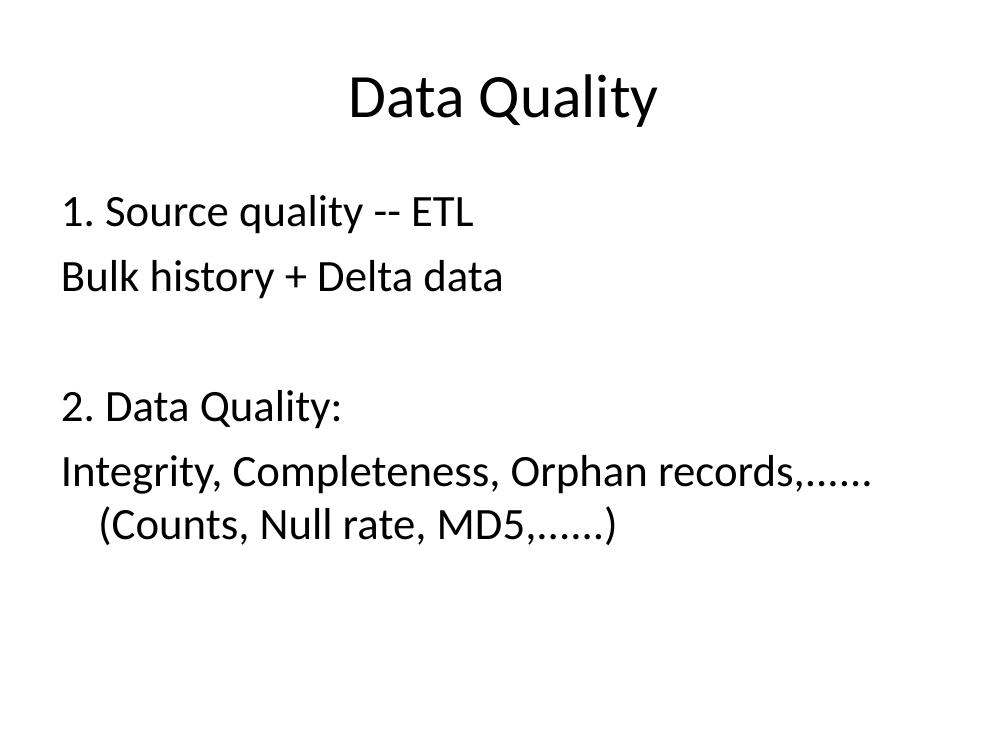
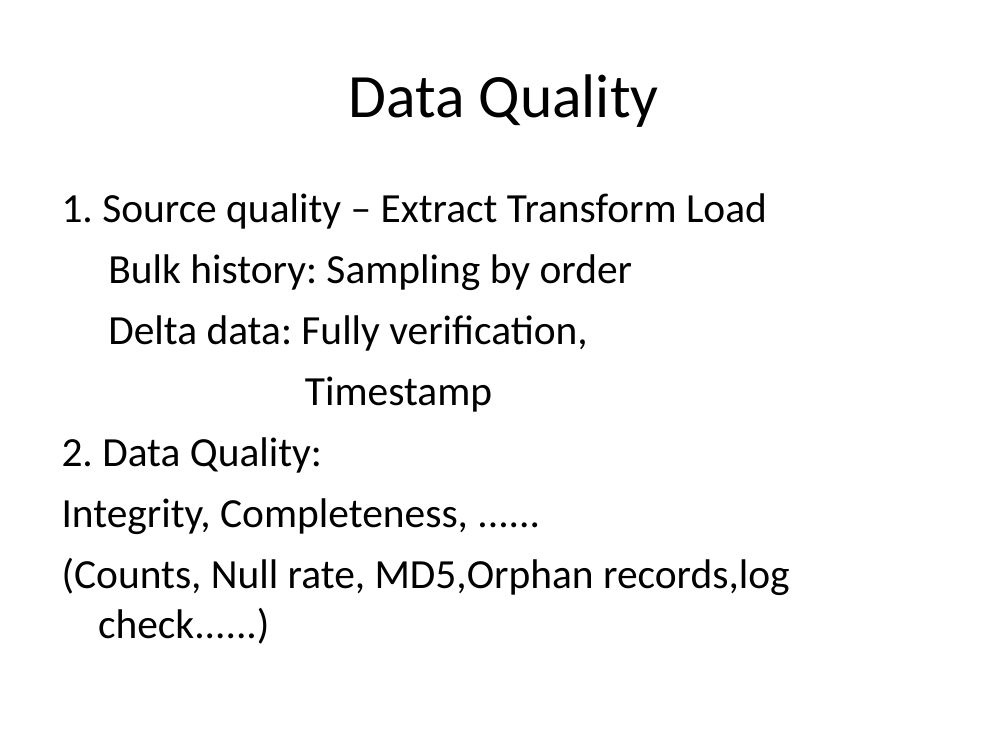
Before and after one commit to robin3795/sudoku, a slide deck: slide 7 of BigData.ppt. Drawn at 1008x756 pixels with LibreOffice and Linux fonts; fonts in the diff are those of the drawing. Boxes give left, top, right and bottom in pixels: in the first picture for what was removed or moved away, otherwise in the second. Text is boxed around its words. In the diff, an @@ line names an element or a change of style, - is before the commit and + after.

```diff
--- a/BigData.ppt
+++ b/BigData.ppt
@@ text at (62,193,767,412): text changed; size 32 to 29.6 pt @@
-1. Source quality -- ETL
-Bulk history + Delta data
+1. Source quality – Extract Transform Load
+Bulk history: Sampling by order
+Delta data: Fully verification,
+Timestamp
@@ text at (62,437,322,473): size 32 to 29.6 pt in "2. Data Quality:"; indent changed @@
@@ text at (62,498,790,644): text changed; size 32 to 29.6 pt @@
-Integrity, Completeness, Orphan records,......(Counts, Null rate, MD5,......)
+Integrity, Completeness, ......
+(Counts, Null rate, MD5,Orphan records,log check......)
```
Also in this commit, not shown: 6 other slides changed, 3 slides added, 2 slides removed, 1 other file.
